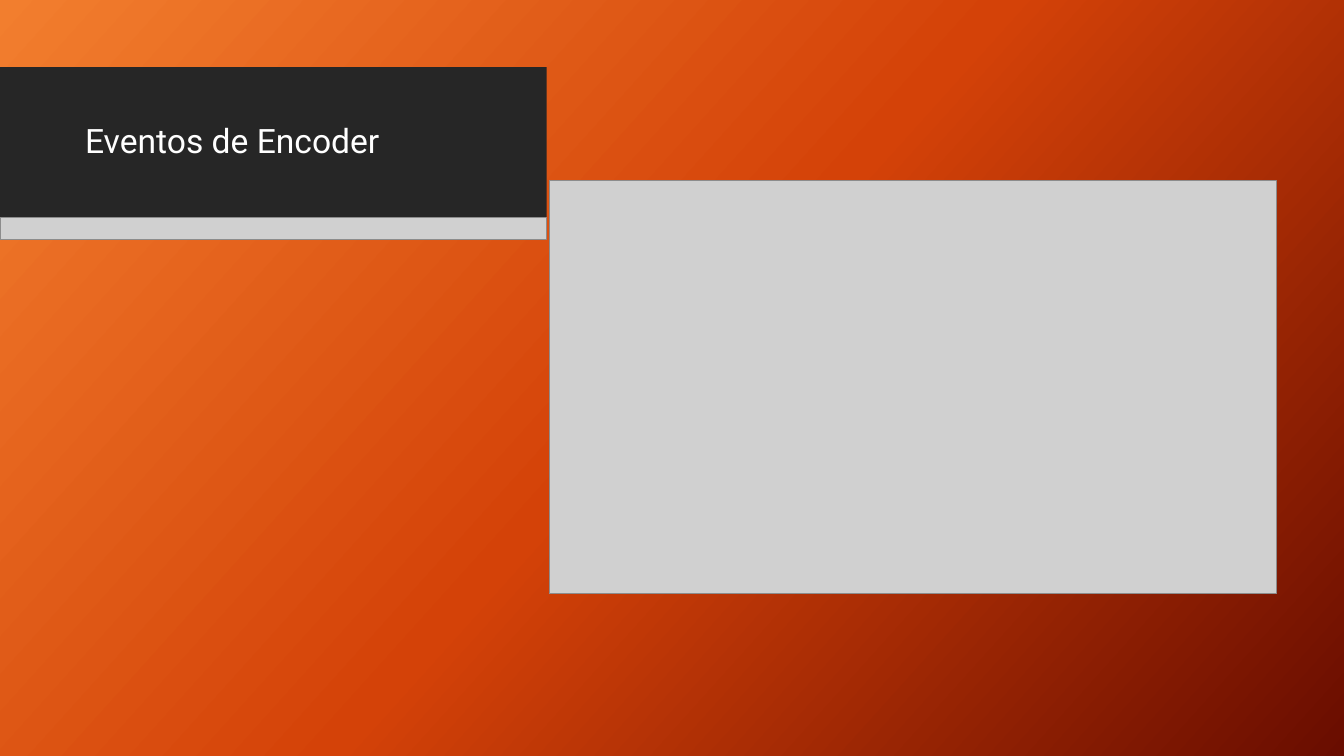
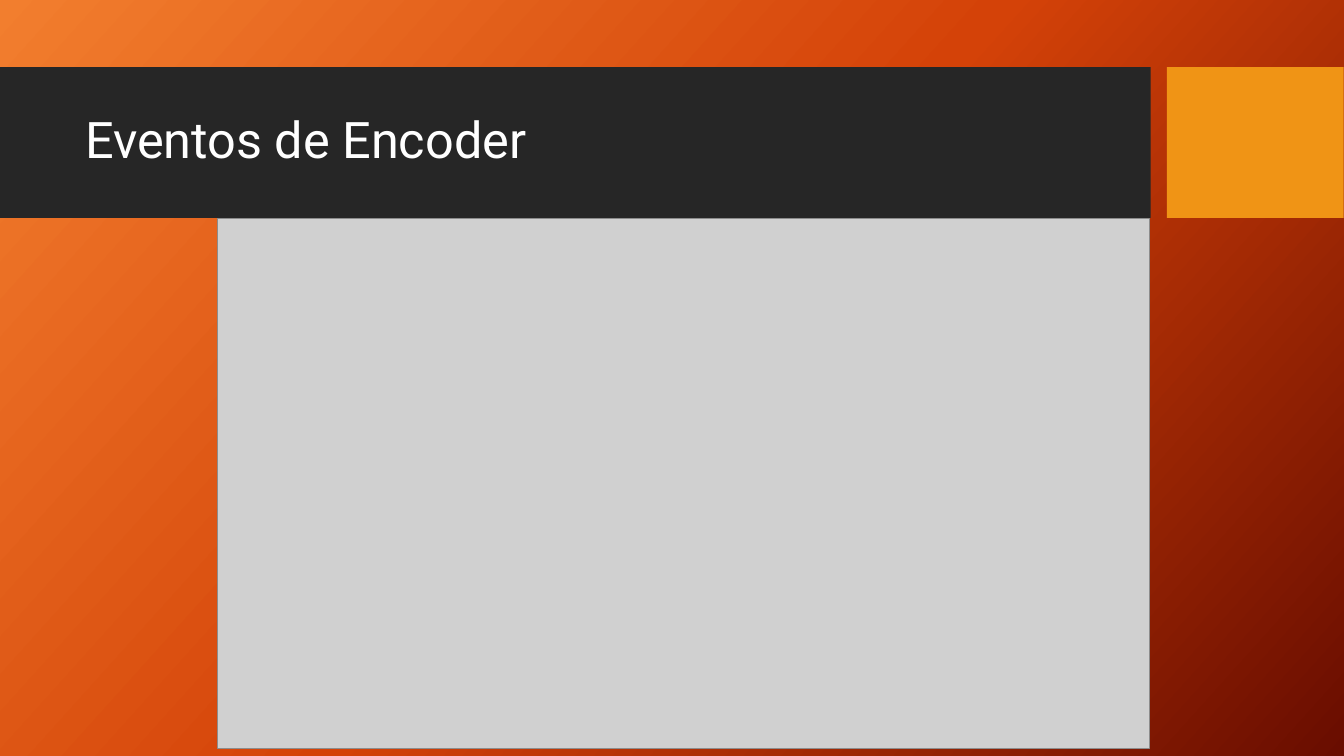
Before and after one commit to mlarroque/TP1-LABmicros, a slide deck: slide 10 of Control de Acceso.pptx. Drawn at 1344x756 pixels with LibreOffice and Linux fonts; fonts in the diff are those of the drawing; grey boxes stand for pictures; background and template pictures are left out. Boxes give left, top, right and bottom in pixels: in the first picture for what was removed or moved away, otherwise in the second. Text is boxed around its words. In the diff, an @@ line names an element or a change of style, - is before the commit and + after.

Commit message:
ppt encoder terminado?

```diff
--- a/Control de Acceso.pptx
+++ b/Control de Acceso.pptx
@@ rectangle removed at [0, 0, 1344, 756] @@
@@ rectangle removed at [0, 68, 546, 219] @@
@@ title "Eventos de Encoder" at [85, 120, 526, 159]: size 24 to 36 pt @@
@@ picture removed at [0, 217, 546, 239] @@
@@ picture: place and size @@
-picture at [549, 180, 1276, 594]
+picture at [218, 219, 1149, 748]
```
Also in this commit, not shown: 1 other slide changed, 1 slide added, 2 other files.
